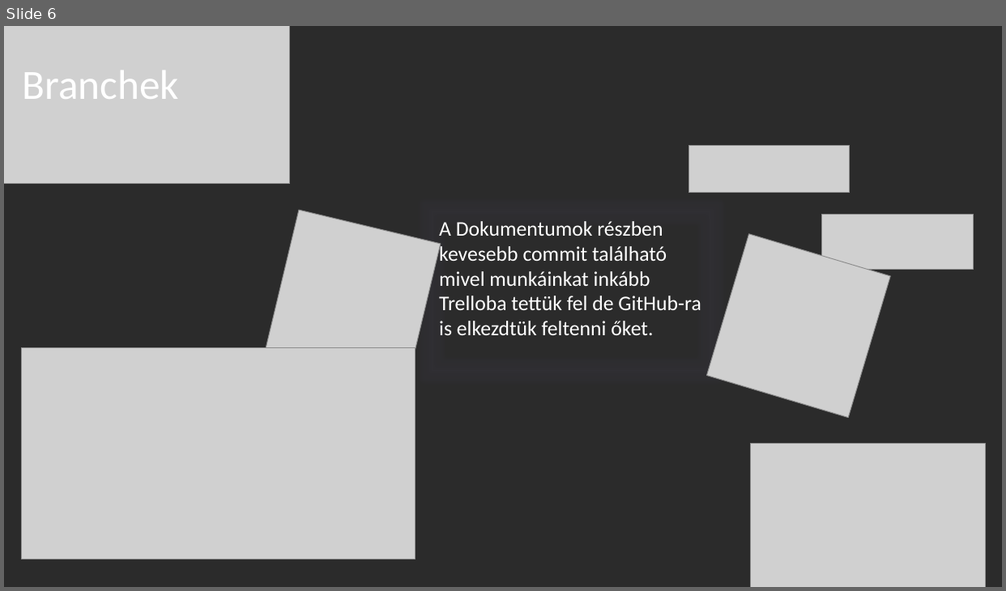
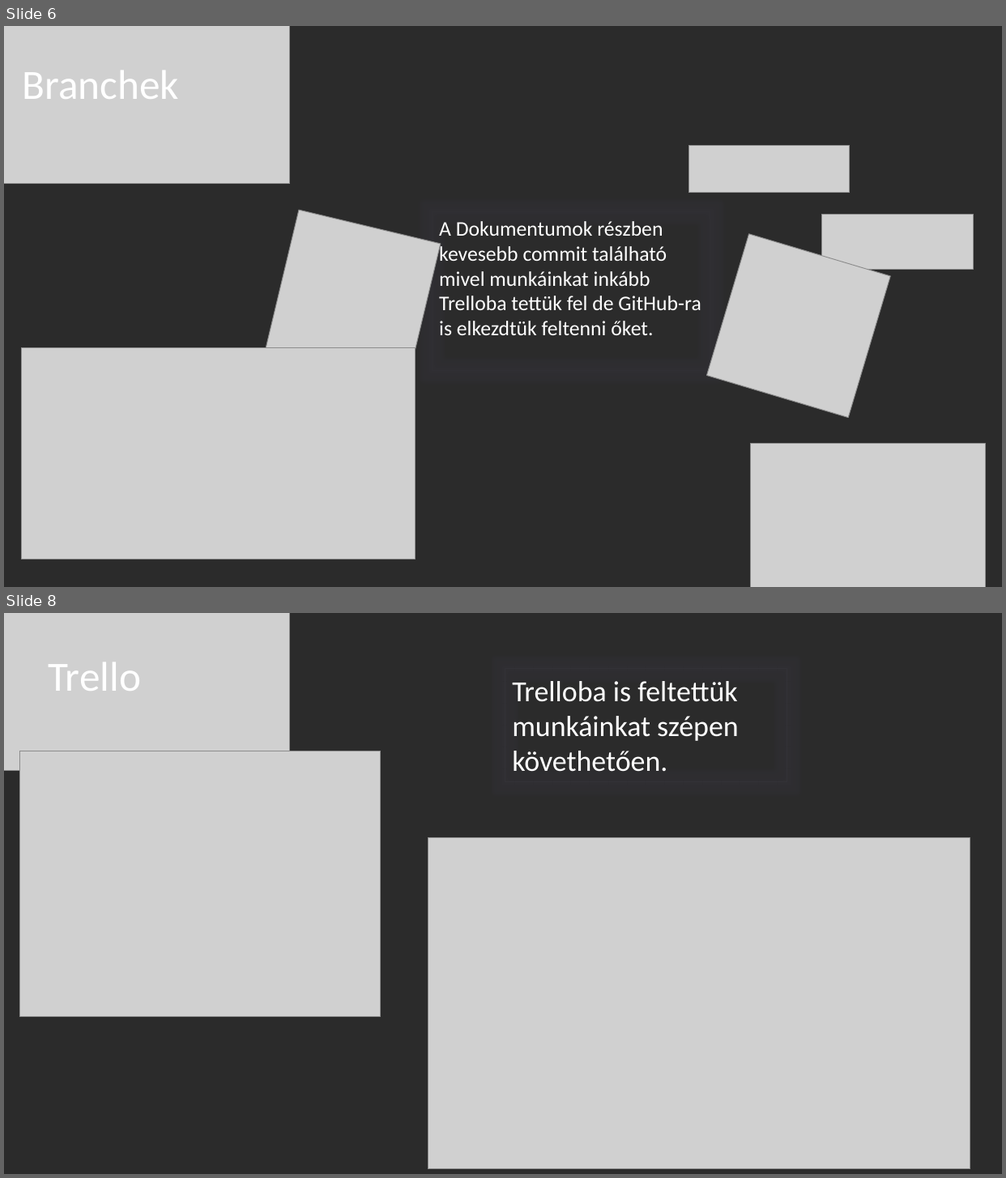
Before and after one commit to ponuzsr/vizsgaremek, a slide deck: Vizsgaremek_Ppt.pptx. Shown one above the other, each under a label of ours: slide 6 before the commit, slides 6 and 8 after it; the slides between them are not shown. The pictures are 1006x591 and 1006x1178 pixels, drawn with LibreOffice and Linux fonts; fonts in the diff are those of the drawing; grey boxes stand for pictures; background and template pictures are left out; a plain dark background stands for a picture behind light text. Boxes give left, top, right and bottom in pixels: in the first picture for what was removed or moved away, otherwise in the second. Text is boxed around its words. In the diff, an @@ line names an element or a change of style, - is before the commit and + after.

```diff
--- a/Vizsgaremek_Ppt.pptx
+++ b/Vizsgaremek_Ppt.pptx
@@ slide 8 added at [4, 613, 1002, 1174], background picture (left out) @@
@@ picture added at [4, 613, 290, 771] @@
@@ text added at [48, 662, 141, 691], 40 pt, text #FFFFFF @@
+Trello
@@ rectangle added at [505, 669, 787, 782], outline #333237 0.75 pt, 28 pt, text #FFFFFF @@
+Trelloba is feltettük munkáinkat szépen követhetően.
@@ picture added at [19, 751, 381, 1016] @@
@@ picture added at [428, 838, 970, 1170] @@
```
Also in this commit, not shown: 9 slides changed, 3 other slides added, 5 slides removed.
